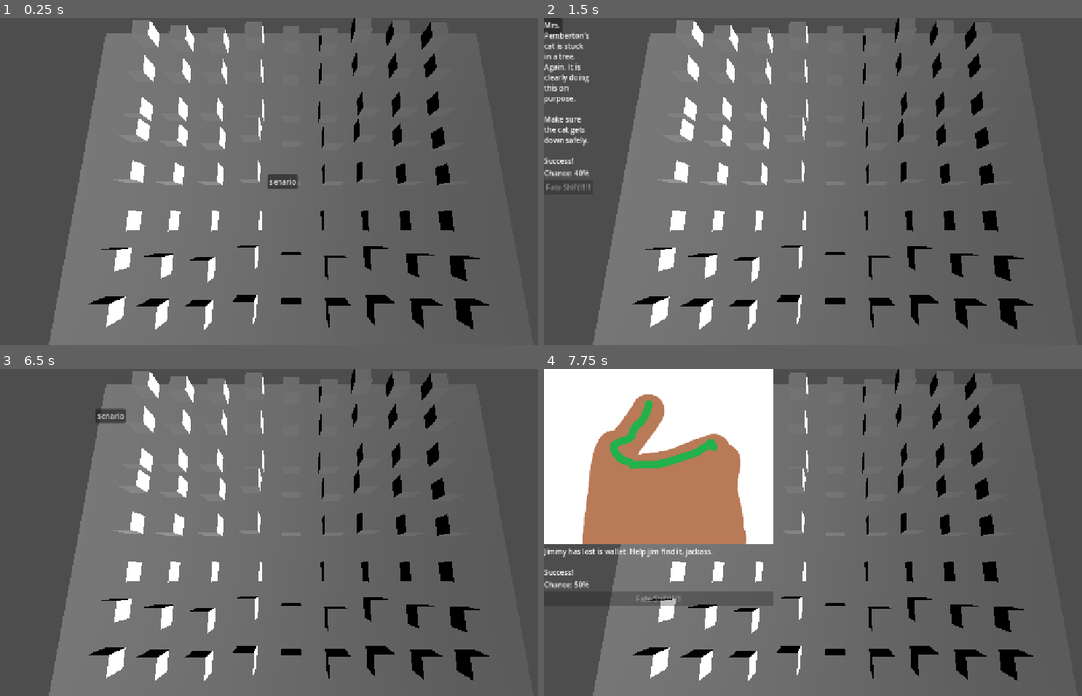
Above: before the commit, frames 1-4 (two rows, left to right).
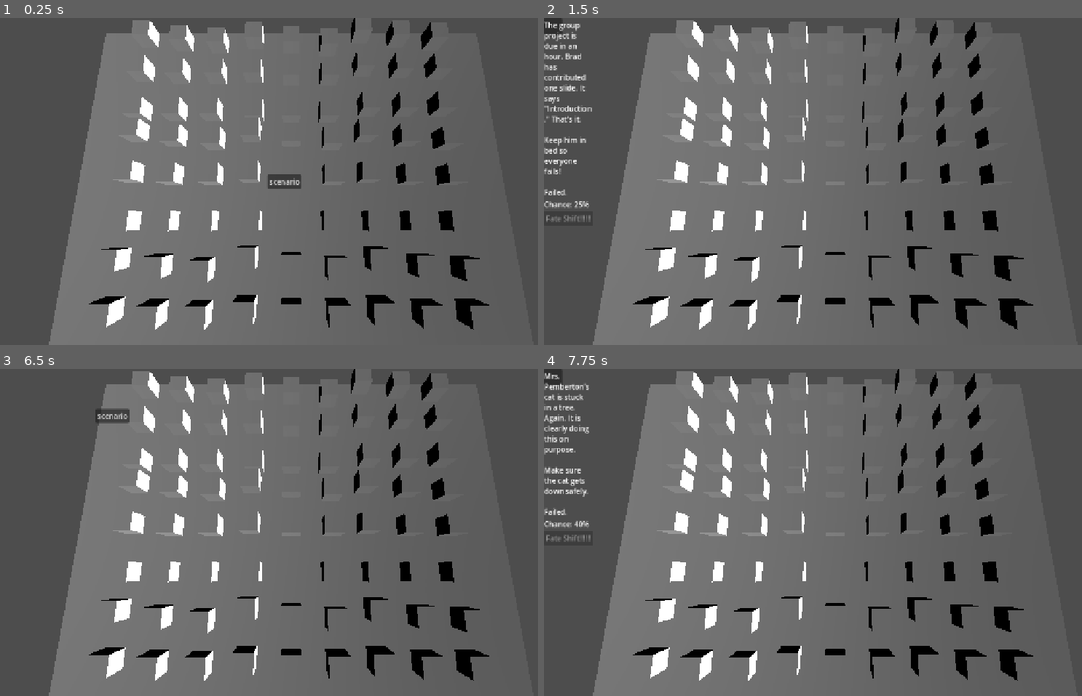
Above: after the commit, the same moments.

Repository: Cthulhu5227/GameOffShift
Game: Godot game, scene res://world.tscn
Two runs of this game, one before a commit and one after it. Both use one fixed random seed, a clock stepped at 60 frames per second and the inputs below.
Inputs:
- Up to frame 1 (0.25 s): no input
- Up to frame 2 (1.5 s): click "senario" (after the commit: "scenario") at 0.5 s; click "Fate Shift!!!!!!" at 1.25 s
- Up to frame 3 (6.5 s): tap Enter at 2, 3.5, 5 s; tap Space at 2.75, 4.25, 5.75 s
- Up to frame 4 (7.75 s): click "senario" (after the commit: "scenario") at 6.5 s; click "Fate Shift!!!!!!" at 7.25 s

The runs differ from the first frame. In frame 1, less than 0.1% of the frame differs, in the area x 51-57%, y 47-53%; in frame 2, 1.5%; in frame 3, less than 0.1%; in frame 4, 24%, in the area x 0-43%, y 0-73%.

Commit message:
spelling mistakes

Diff:
--- a/shift/data/scenarios/burnt_toast.tres
+++ b/shift/data/scenarios/burnt_toast.tres
@@ -1,6 +1,6 @@
 [gd_resource type="Resource" script_class="ScenarioData" format=3 uid="uid://cq5frgb1wkm5e"]
 
-[ext_resource type="Script" uid="uid://b153hi2cfv6ba" path="res://senario_handlers/senario_data.gd" id="1_vf6nq"]
+[ext_resource type="Script" uid="uid://b153hi2cfv6ba" path="res://scenario_handlers/scenario_data.gd" id="1_vf6nq"]
 
 [resource]
 script = ExtResource("1_vf6nq")
--- a/shift/data/scenarios/first_date.tres
+++ b/shift/data/scenarios/first_date.tres
@@ -1,12 +1,12 @@
 [gd_resource type="Resource" script_class="ScenarioData" format=3 uid="uid://rhv1pgorfbai"]
 
-[ext_resource type="Script" uid="uid://b153hi2cfv6ba" path="res://senario_handlers/senario_data.gd" id="1_vf6nq"]
+[ext_resource type="Script" uid="uid://b153hi2cfv6ba" path="res://scenario_handlers/scenario_data.gd" id="1_vf6nq"]
 
 [resource]
 script = ExtResource("1_vf6nq")
 scenario_text = "Kevin is on a first date and has run out of things to say. He just told her about his favourite kind of gravel.
 
-Make Kevin succed on his date tn. "
+Make Kevin succeed on his date tn. "
 base_chance = 0.3
 the_fool = -0.798
 the_magician = -0.696
--- a/shift/data/scenarios/goose_attack.tres
+++ b/shift/data/scenarios/goose_attack.tres
@@ -1,6 +1,6 @@
 [gd_resource type="Resource" script_class="ScenarioData" format=3 uid="uid://c2c5jjsu7m0x3"]
 
-[ext_resource type="Script" uid="uid://b153hi2cfv6ba" path="res://senario_handlers/senario_data.gd" id="1_vf6nq"]
+[ext_resource type="Script" uid="uid://b153hi2cfv6ba" path="res://scenario_handlers/scenario_data.gd" id="1_vf6nq"]
 
 [resource]
 script = ExtResource("1_vf6nq")
--- a/shift/data/scenarios/group_project.tres
+++ b/shift/data/scenarios/group_project.tres
@@ -1,6 +1,6 @@
 [gd_resource type="Resource" script_class="ScenarioData" format=3 uid="uid://cht8fng0oxh30"]
 
-[ext_resource type="Script" uid="uid://b153hi2cfv6ba" path="res://senario_handlers/senario_data.gd" id="1_vf6nq"]
+[ext_resource type="Script" uid="uid://b153hi2cfv6ba" path="res://scenario_handlers/scenario_data.gd" id="1_vf6nq"]
 
 [resource]
 script = ExtResource("1_vf6nq")
--- a/shift/data/scenarios/lost_wallet.tres
+++ b/shift/data/scenarios/lost_wallet.tres
@@ -1,11 +1,11 @@
 [gd_resource type="Resource" script_class="ScenarioData" format=3 uid="uid://ccj72sjkgf4xa"]
 
-[ext_resource type="Script" uid="uid://b153hi2cfv6ba" path="res://senario_handlers/senario_data.gd" id="1_vf6nq"]
+[ext_resource type="Script" uid="uid://b153hi2cfv6ba" path="res://scenario_handlers/scenario_data.gd" id="1_vf6nq"]
 
 [resource]
 script = ExtResource("1_vf6nq")
 scenario_img = "uid://bqy0t3qitxsjj"
-scenario_text = "Jimmy has lost is wallet. Help jim find it, jackass. "
+scenario_text = "Jimmy has lost his wallet. Help jim find it, jackass. "
 the_fool = -0.696
 the_magician = 0.716
 the_high_priestess = 0.48
--- a/shift/data/scenarios/stuck_cat.tres
+++ b/shift/data/scenarios/stuck_cat.tres
@@ -1,6 +1,6 @@
 [gd_resource type="Resource" script_class="ScenarioData" format=3 uid="uid://jv811w6gf07h"]
 
-[ext_resource type="Script" uid="uid://b153hi2cfv6ba" path="res://senario_handlers/senario_data.gd" id="1_vf6nq"]
+[ext_resource type="Script" uid="uid://b153hi2cfv6ba" path="res://scenario_handlers/scenario_data.gd" id="1_vf6nq"]
 
 [resource]
 script = ExtResource("1_vf6nq")
--- a/shift/senario.gd
+++ b/shift/scenario.gd
@@ -33,6 +33,6 @@
 	text.text = data.scenario_text + ("\n\nSuccess!" if success else "\n\nFailed.")
 	rolled.emit(success)
 	await get_tree().create_timer(5.0).timeout
-	get_parent().makeSenario()
+	get_parent().makeScenario()
 	hide()
 	queue_free()
--- a/shift/senario.tscn
+++ b/shift/scenario.tscn
@@ -1,9 +1,9 @@
 [gd_scene format=3 uid="uid://due275wh3ukfu"]
 
-[ext_resource type="Script" uid="uid://c5a78bgg2rj3i" path="res://senario.gd" id="1_c3sh0"]
-[ext_resource type="Texture2D" uid="uid://bqy0t3qitxsjj" path="res://data/senario_imgs/lost_wallet.png" id="2_mp5hd"]
+[ext_resource type="Script" uid="uid://c5a78bgg2rj3i" path="res://scenario.gd" id="1_c3sh0"]
+[ext_resource type="Texture2D" uid="uid://bqy0t3qitxsjj" path="res://data/scenario_imgs/lost_wallet.png" id="2_mp5hd"]
 
-[node name="senario" type="Control" unique_id=1700118761]
+[node name="scenario" type="Control" unique_id=1700118761]
 layout_mode = 3
 anchors_preset = 0
 offset_right = 40.0
--- a/shift/senario_handlers/Senario_button.gd
+++ b/shift/scenario_handlers/Scenario_button.gd
@@ -1,14 +1,14 @@
 extends Button
 
-@onready var senario_bag: Node = $"../../SenarioBag"
-const ScenarioUIScene = preload("res://senario.tscn")
+@onready var scenario_bag: Node = $"../../ScenarioBag"
+const ScenarioUIScene = preload("res://scenario.tscn")
 
 func _ready():
 	pressed.connect(_on_pressed)
 
 func _on_pressed():
 	print("button pressed")
-	show_scenario(senario_bag.draw())
+	show_scenario(scenario_bag.draw())
 	disabled = true
 	hide()
 	queue_free()
--- /dev/null
+++ b/shift/scenario_handlers/scenario_bag.tscn
@@ -0,0 +1,6 @@
+[gd_scene format=3 uid="uid://535a1hlgbxwh"]
+
+[ext_resource type="Script" uid="uid://bpgqbwap35h0p" path="res://scenario_handlers/scenario_bag.gd" id="1_b4vxs"]
+
+[node name="ScenarioBag" type="Node" unique_id=2107763649]
+script = ExtResource("1_b4vxs")
--- /dev/null
+++ b/shift/scenario_handlers/scenario_button.tscn
@@ -0,0 +1,9 @@
+[gd_scene format=3 uid="uid://uyh52yx7xxsu"]
+
+[ext_resource type="Script" uid="uid://b4yrfelp4lsgp" path="res://scenario_handlers/Scenario_button.gd" id="1_ui7w7"]
+
+[node name="Scenario_Button" type="Button" unique_id=51746253]
+offset_right = 8.0
+offset_bottom = 8.0
+text = "scenario"
+script = ExtResource("1_ui7w7")
--- a/shift/senario_handlers/senario_bag.tscn
+++ /dev/null
@@ -1,6 +0,0 @@
-[gd_scene format=3 uid="uid://535a1hlgbxwh"]
-
-[ext_resource type="Script" uid="uid://bpgqbwap35h0p" path="res://senario_handlers/senario_bag.gd" id="1_b4vxs"]
-
-[node name="SenarioBag" type="Node" unique_id=2107763649]
-script = ExtResource("1_b4vxs")
--- a/shift/senario_handlers/senario_button.tscn
+++ /dev/null
@@ -1,9 +0,0 @@
-[gd_scene format=3 uid="uid://uyh52yx7xxsu"]
-
-[ext_resource type="Script" uid="uid://b4yrfelp4lsgp" path="res://senario_handlers/Senario_button.gd" id="1_ui7w7"]
-
-[node name="Senario_Button" type="Button" unique_id=51746253]
-offset_right = 8.0
-offset_bottom = 8.0
-text = "senario"
-script = ExtResource("1_ui7w7")
--- a/shift/ui.gd
+++ b/shift/ui.gd
@@ -1,9 +1,9 @@
 extends Control
-const ScenarioButt = preload("res://senario_handlers/senario_button.tscn")
+const ScenarioButt = preload("res://scenario_handlers/scenario_button.tscn")
 
 
 func _ready() -> void:
-	makeSenario()
+	makeScenario()
 	return
 
 func _process(delta: float) -> void: #lol
@@ -17,7 +17,7 @@
 		randf_range(0.0, max_pos.y)
 	)
 
-func makeSenario():
+func makeScenario():
 	var button = ScenarioButt.instantiate()
 	randomize_position(button)
 	add_child(button)
--- a/shift/world.tscn
+++ b/shift/world.tscn
@@ -4,7 +4,7 @@
 [ext_resource type="PackedScene" uid="uid://c8malty2aan6a" path="res://office.tscn" id="2_aqk2v"]
 [ext_resource type="PackedScene" uid="uid://c1j5o5skgjw6i" path="res://ui.tscn" id="3_036b0"]
 [ext_resource type="Script" uid="uid://b7gwaegy4u8on" path="res://camera_3d.gd" id="4_aqk2v"]
-[ext_resource type="PackedScene" uid="uid://535a1hlgbxwh" path="res://senario_handlers/senario_bag.tscn" id="6_dwbse"]
+[ext_resource type="PackedScene" uid="uid://535a1hlgbxwh" path="res://scenario_handlers/scenario_bag.tscn" id="6_dwbse"]
 
 [node name="World" type="Node" unique_id=1974268205]
 
@@ -21,4 +21,4 @@
 [node name="DirectionalLight3D" type="DirectionalLight3D" parent="." unique_id=1446493517]
 transform = Transform3D(0.106638014, 0.11594397, 0.9875148, -0.99429786, 0.012434939, 0.10591052, 0, -0.9931779, 0.11660887, 5.915206, 9.96182, -4.048794)
 
-[node name="SenarioBag" parent="." unique_id=2107763649 instance=ExtResource("6_dwbse")]
+[node name="ScenarioBag" parent="." unique_id=2107763649 instance=ExtResource("6_dwbse")]
Renamed: shift/data/senario_imgs/lost_wallet.png -> shift/data/scenario_imgs/lost_wallet.png
Not shown, changed: shift/data/scenario_imgs/lost_wallet.png.import
Renamed: shift/senario.gd.uid -> shift/scenario.gd.uid
Renamed: shift/senario_handlers/Senario_button.gd.uid -> shift/scenario_handlers/Scenario_button.gd.uid
Renamed: shift/senario_handlers/senario_bag.gd -> shift/scenario_handlers/scenario_bag.gd
Renamed: shift/senario_handlers/senario_bag.gd.uid -> shift/scenario_handlers/scenario_bag.gd.uid
Renamed: shift/senario_handlers/senario_data.gd -> shift/scenario_handlers/scenario_data.gd
Renamed: shift/senario_handlers/senario_data.gd.uid -> shift/scenario_handlers/scenario_data.gd.uid
